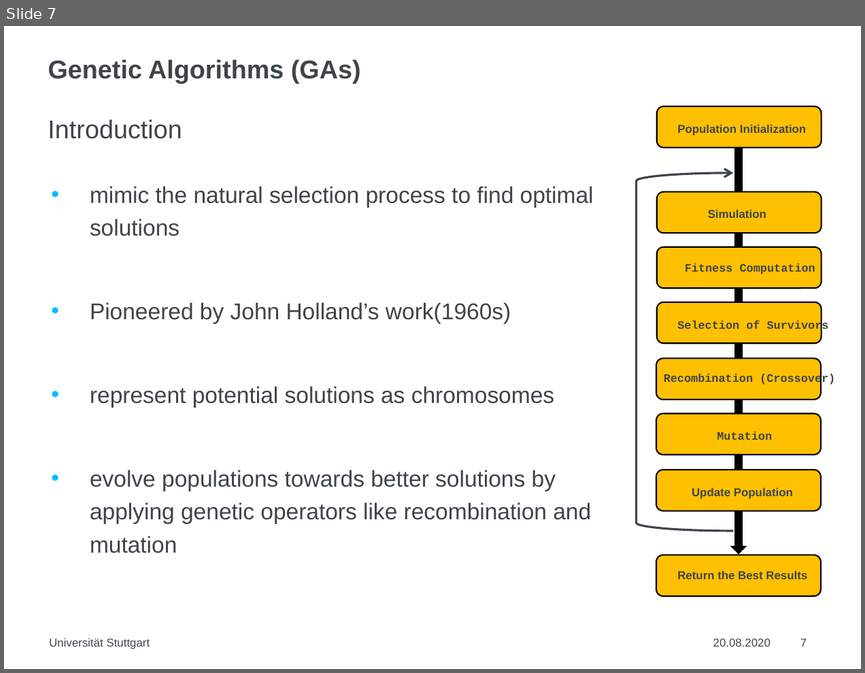
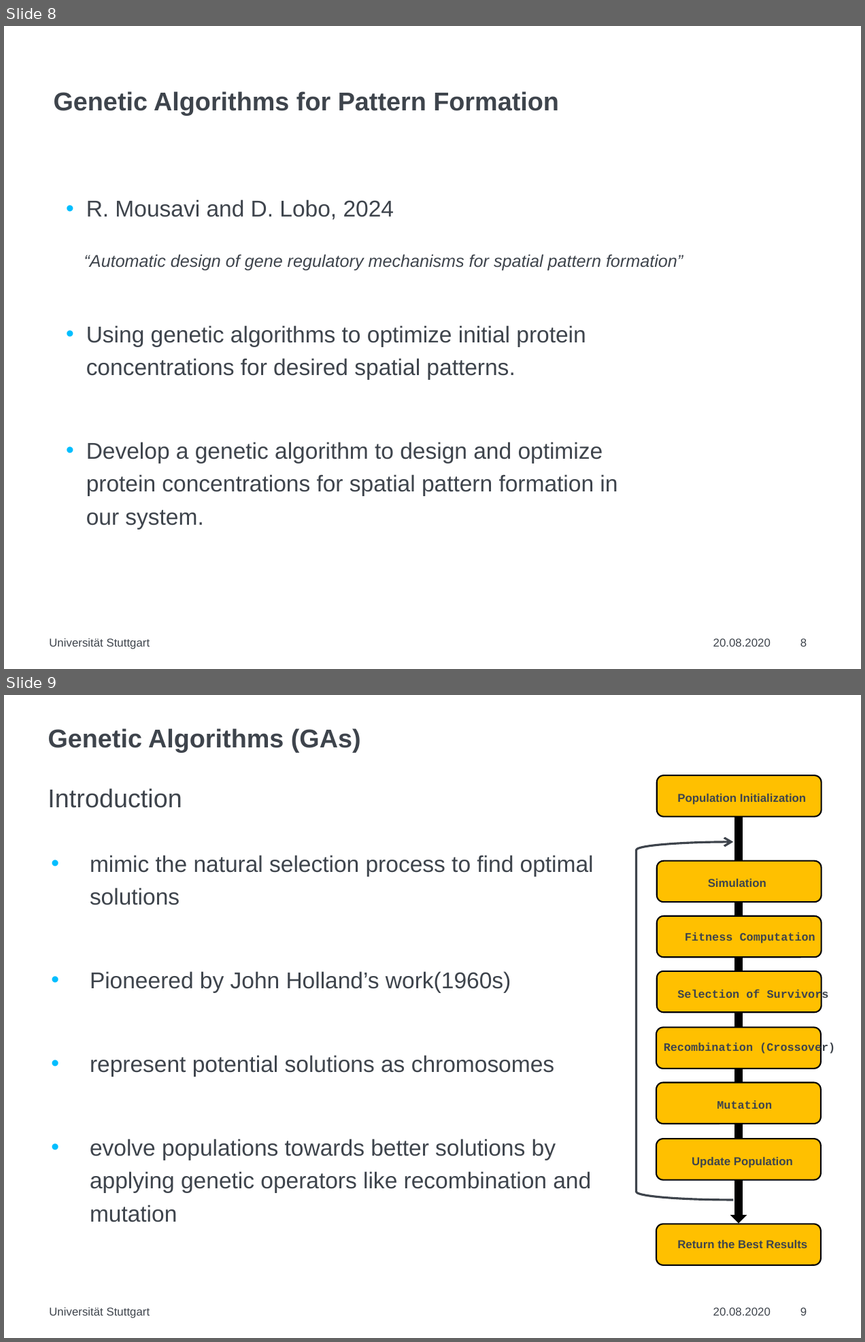
Before and after one commit to LoqmanSamani/grn-designer, a slide deck: mp_present.pptx. Shown one above the other, each under a label of ours: slide 7 before the commit, slides 8 and 9 after it. The pictures are 865x673 and 865x1342 pixels, drawn with LibreOffice and Linux fonts; fonts in the diff are those of the drawing. Boxes give left, top, right and bottom in pixels: in the first picture for what was removed or moved away, otherwise in the second. Text is boxed around its words. In the diff, an @@ line names an element or a change of style, - is before the commit and + after.

```diff
--- a/mp_present.pptx
+++ b/mp_present.pptx
@@ slide 8 added at [4, 26, 861, 669], background #FFFFFF @@
@@ title added at [54, 91, 559, 115], 18 pt, text #3E444C, bold @@
+Genetic Algorithms for Pattern Formation
@@ text added at [86, 199, 617, 529], 16 pt, text #3E444C @@
+• R. Mousavi and D. Lobo, 2024
+• Using genetic algorithms to optimize initial protein concentrations for desired spatial patterns.
+• Develop a genetic algorithm to design and optimize protein concentrations for spatial pattern formation in our system.
@@ text added at [84, 254, 683, 271], 12 pt, text #3E444C, italic @@
+“Automatic design of gene regulatory mechanisms for spatial pattern formation”
@@ text added at [49, 638, 150, 649], 8 pt, text #3E444C @@
+Universität Stuttgart
@@ text added at [713, 638, 770, 646], 8 pt, text #3E444C @@
+20.08.2020
@@ page number added at [800, 638, 806, 646], 8 pt, text #3E444C @@
+8
@@ what was slide 7 is now slide 9 @@
@@ page number at [800, 1307, 806, 1315]: text changed @@
-7
+9
```
Also in this commit, not shown: 2 slides changed, 3 other slides added, 2 slides removed.
